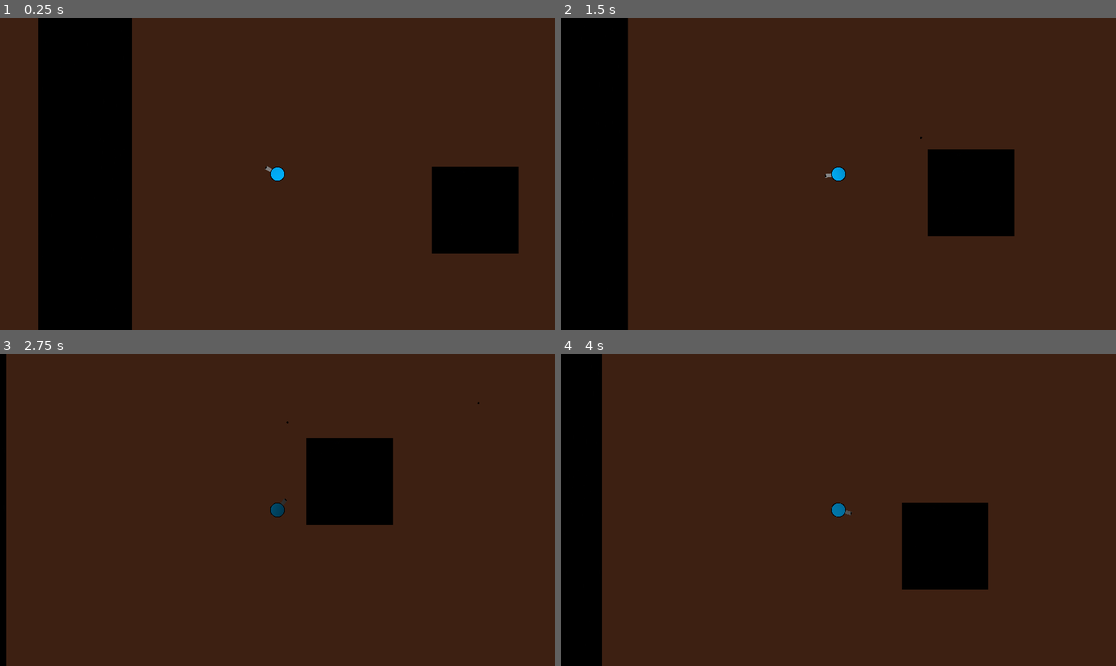
Above: before the commit, frames 1-4 (two rows, left to right).
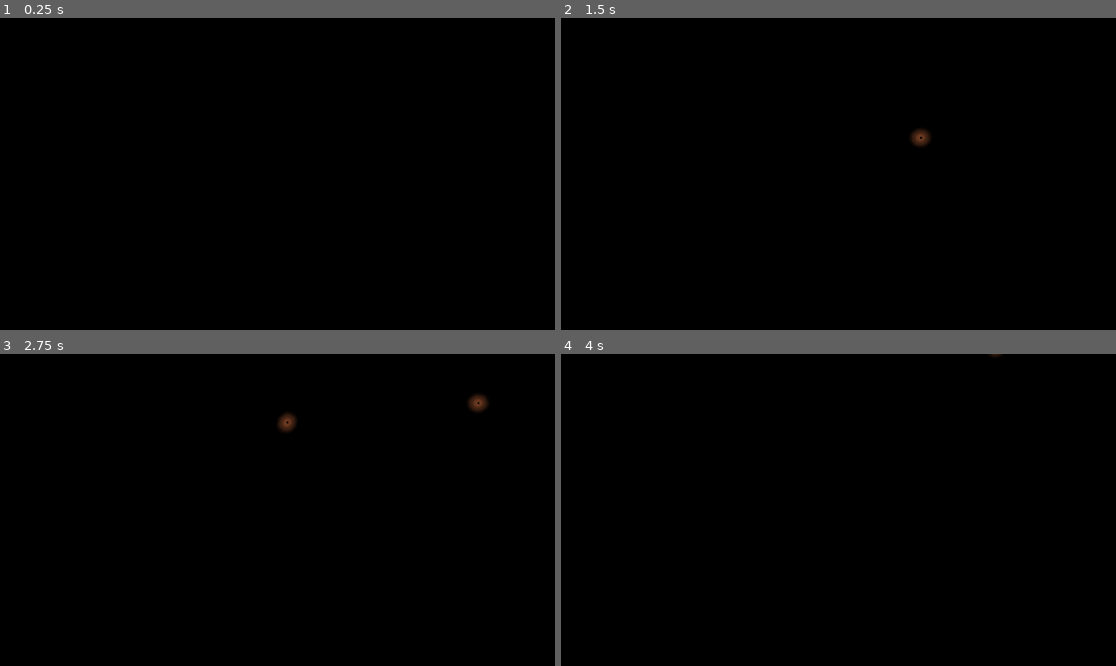
Above: after the commit, the same moments.

Repository: Jey-but-on-github/TP-2-jeux-2D
Game: Godot game, scene res://Scene/Maps/Map test.tscn
Two runs of this game, one before a commit and one after it. Both use one fixed random seed, a clock stepped at 60 frames per second and the inputs below. This scene is started directly instead of the project's main scene.
Inputs (mouse positions are in pixels of both pictures, inside the frame that each line leads up to):
- Up to frame 1 (0.25 s): no input
- Up to frame 2 (1.5 s): tap Enter at 0.5 s; move the mouse to (960, 158) at 0.52 s; hold D (right) 0.53-1.28 s; hold F (fire) 0.53-1.28 s; move the mouse to (727, 189) at 1.27 s; hold S (down) from 1.28 s (still down); tap F (fire) at 1.35 s
- Up to frame 3 (2.75 s): move the mouse to (333, 441) at 2.02 s; release S (down) at 2.03 s; hold D (right) from 2.03 s (still down); hold F (fire) from 2.03 s (still down)
- Up to frame 4 (4 s): move the mouse to (810, 572) at 2.77 s; release D (right) at 2.78 s; release F (fire) at 2.78 s; hold W (up) 2.78-3.53 s; tap F (fire) at 2.85 s; move the mouse to (1005, 556) at 3.52 s; hold A (left) from 3.53 s (still down); hold F (fire) from 3.53 s (still down)

The runs differ from the first frame. In frame 1, 79% of the frame differs, in the area x 0-100%, y 0-100%; in frame 2, 84%; in frame 3, 94%, in the area x 1-100%, y 0-100%; in frame 4, 88%.

Commit message:
Ajustement da la lumière + ajout d'une lumière au balle

Diff:
--- a/Scene/Maps/Map test.tscn
+++ b/Scene/Maps/Map test.tscn
@@ -2,10 +2,16 @@
 
 [ext_resource path="res://Scene/Mur.tscn" type="PackedScene" id=1]
 [ext_resource path="res://Scene/Player/Player.tscn" type="PackedScene" id=2]
-[ext_resource path="res://Ressource/Map Asset/plancher.jpg" type="Texture" id=3]
+[ext_resource path="res://Scene/plancher.tscn" type="PackedScene" id=3]
 [ext_resource path="res://Ressource/Map Asset/light.png" type="Texture" id=4]
 
 [node name="Test Map" type="Node"]
+
+[node name="Sprite" parent="." instance=ExtResource( 3 )]
+position = Vector2( 759.378, 131.373 )
+scale = Vector2( 186.865, 3.56759 )
+
+[node name="ParallaxBackground" type="ParallaxBackground" parent="."]
 
 [node name="KinematicBody2D2" parent="." instance=ExtResource( 1 )]
 position = Vector2( 4210, 636.811 )
@@ -37,23 +43,16 @@
 [node name="Mur" parent="." instance=ExtResource( 1 )]
 position = Vector2( 1196.09, 575.382 )
 
-[node name="Light2D" type="Light2D" parent="."]
-position = Vector2( 594.829, 578.068 )
-texture = ExtResource( 4 )
-energy = 1.02
-
-[node name="CanvasModulate" type="CanvasModulate" parent="."]
-color = Color( 0.160784, 0.160784, 0.160784, 1 )
-
-[node name="ParallaxBackground" type="ParallaxBackground" parent="."]
-
-[node name="Sprite" type="Sprite" parent="ParallaxBackground"]
-position = Vector2( 2009.87, 612.938 )
-scale = Vector2( 2.42444, -2.20054 )
-texture = ExtResource( 3 )
-
 [node name="Player" parent="." instance=ExtResource( 2 )]
 position = Vector2( 512.421, 449.492 )
 
 [node name="Camera2D" type="Camera2D" parent="Player"]
 current = true
+
+[node name="Light2D" type="Light2D" parent="Player"]
+position = Vector2( 2.22705, 5.6319 )
+texture = ExtResource( 4 )
+energy = 0.0
+
+[node name="CanvasModulate" type="CanvasModulate" parent="."]
+color = Color( 0, 0, 0, 1 )
--- a/Scene/Mur.tscn
+++ b/Scene/Mur.tscn
@@ -2,10 +2,8 @@
 
 [ext_resource path="res://Ressource/Map Asset/Mur.jpg" type="Texture" id=1]
 
-
 [sub_resource type="RectangleShape2D" id=1]
 extents = Vector2( 151.056, 151.628 )
-
 
 [node name="KinematicBody2D" type="KinematicBody2D"]
 collision_layer = 4
@@ -14,9 +12,6 @@
 [node name="Sprite" type="Sprite" parent="."]
 texture = ExtResource( 1 )
 
-
-
-
 [node name="CollisionShape2D" type="CollisionShape2D" parent="."]
 shape = SubResource( 1 )
 
--- a/Scene/Player/Bullet.tscn
+++ b/Scene/Player/Bullet.tscn
@@ -1,7 +1,8 @@
-[gd_scene load_steps=4 format=2]
+[gd_scene load_steps=5 format=2]
 
 [ext_resource path="res://Ressource/Weapons/Bullet.png" type="Texture" id=1]
 [ext_resource path="res://Script/Bullet.gd" type="Script" id=2]
+[ext_resource path="res://Ressource/Map Asset/light.png" type="Texture" id=3]
 
 [sub_resource type="RectangleShape2D" id=1]
 extents = Vector2( 3.5404, 3.45323 )
@@ -15,3 +16,9 @@
 [node name="Sprite" type="Sprite" parent="."]
 scale = Vector2( 3, 3 )
 texture = ExtResource( 1 )
+
+[node name="Light2D" type="Light2D" parent="."]
+position = Vector2( -9.53674e-07, -4.76837e-07 )
+scale = Vector2( 0.0872802, 0.0769356 )
+texture = ExtResource( 3 )
+energy = 1.36
--- /dev/null
+++ b/Scene/plancher.tscn
@@ -0,0 +1,7 @@
+[gd_scene load_steps=2 format=2]
+
+[ext_resource path="res://Ressource/Map Asset/plancher.jpg" type="Texture" id=1]
+
+[node name="Sprite" type="Sprite"]
+position = Vector2( 5.03979, 0 )
+texture = ExtResource( 1 )
